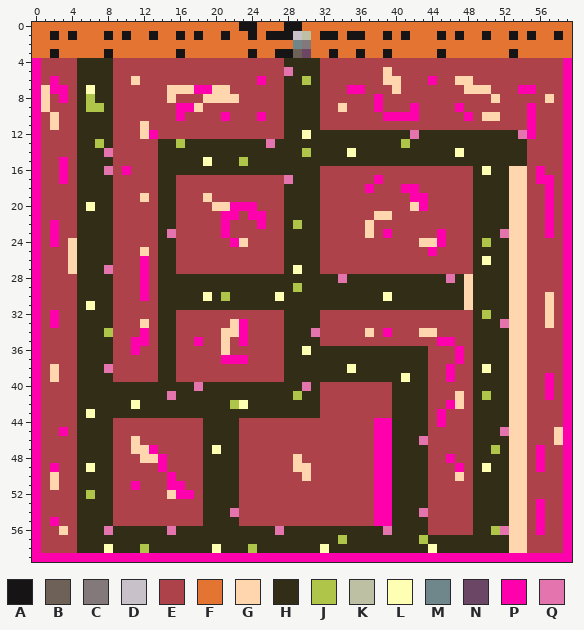
Two states of a pixel-art sprite, recursos/mapas/mapa1.png. Above: the version before the commit.
The file is 60x60 pixels.
Palette (. is transparent): A #161414  B #6e6258  C #83797b  D #c8c1c9  E #ae424a  F #e37431  G #ffd6ad  H #322d16  J #aec54a  K #bdc0a2  L #ffffb4  M #6f878a  N #6c4665  P #ff00ad  Q #e374ad
Pixels before (only the part around the change), first column x 1:
 0 FFFFFFFFFFFFFFFFFFFFFFAAFFFAAFFFFFFFFFFFFFFFFFFFFFFFFFFFFFF
 1 FAFAFFFAFAFFAFFAFAFFAFFAFAAADKFAAFAAFFAFAFFFAFAFFAFFAFAFFAF
 2 FFFFFFFFFFFFFFFFFFFFFFFFFFFFMCFFFFFFFFFFFFFFFFFFFFFFFFFFFFF
 3 FAFFFFFAFFFFFFFAFFFFFFFAFFAABNFFAFFAFFAFFFFFAFFFFFFFAFFFFFF
 4 EEEEHHHHEEEEEEEEEEEEEEEEEEEHHHHEEEEEEEEEEEEEEEEEEEEEEEEEEEP
 5 EEEEHHHHEEEEEEEEEEEEEEEEEEEQHHHEEEEEEEGEEEEEEEEEEEEEEEEEEEP
 6 EPEEHHHHEEGEEEEEEEEEEEEEPEEHHJHEEEEEEEGGEEEPEEGGEEEEEEEEEEP
 7 GPPEHLHHEEEEEEGGGPPGGEEEEEEHHHHEEEPPEEEGEEEEEEEGGGEEEPPEEEP
 8 GEPEHJHHEEEEEEGEEEGGGGEEEEEHHHHEEEEEEPEEEEEEEEEEEEGEEEEEGEP
 9 GEEEHJJHEEEEEEEPPGEEEEEEEEEHHHHEEGEEEPEEEPEEEEPEEEEEEEPEEEP
10 EGEEHHHHEEEEEEEPEEEEPEEEPEEHHHHEEEEEEEPPPPEEEEEPEGGEEEPEEEP
11 EGEEHHHHEEEGEEEEEEEEEEEEEEEHHHHEEEEEEEEEEEEEEEEEEEEEEEPEEEP
12 EEEEHHHHEEEGPEEEEEEEEEEEEEEHHLHHHHHHHHHHHQHHHHHHHHHHHQPEEEP
13 EEEEHHJHEEEEEHHJHHHHHHHHHQHHHHHHHHHHHHHHJHHHHHHHHHHHHHEEEEP
14 EEEEHHHQEEEEEHHHHHHHHHHHHHHHHJHHHHLHHHHHHHHHHHLHHHHHHHEEEEP
15 EEPEHHHHEEEEEHHHHHLHHHJHHHHHHHHHHHHHHHHHHHHHHHHHHHHHHHEEEEP
16 EEPEHHHQEPEEEHHHHHHHHHHHHHHHHHHEEEEEEEEEEEEEEEEEHLHHGGEPEEP
17 EEPEHHHHEEEEEHHEEEEEEEEEEEEQHHHEEEEEEPEEEEEEEEEEHHHHGGEPPEP
18 EEEEHHHHEEEEEHHEEEEEEEEEEEEHHHHEEEEEPEEEPPEEEEEEHHHHGGEEPEP
19 EEEEHHHHEEEGEHHEEEGEEEEEEEEHHHHEEEEEEEEEEPPEEEEEHHHHGGEEPEP
20 EEEEHLHHEEEEEHHEEEEGGPPPEEEHHHHEEEEEEEEEEGPEEEEEHHHHGGEEPEP
21 EEEEHHHHEEEEEHHEEEEEPPEPPEEHHHHEEEEEEGGEEEEEEEEEHHHHGGEEPEP
22 EPEEHHHHEEEEEHHEEEEEPEEEPEEHJHHEEEEEGEEEEEEEEEEEHHHHGGEEPEP
23 EPEEHHHHEEEEEHQEEEEEPEEEEEEHHHHEEEEEGEPEEEEEPEEEHHHQGGEEPEP
24 EPEGHHHHEEEEEHHEEEEEEPGEEEEHHHHEEEEEEEEEEEGGPEEEHJHHGGEEEEP
25 EEEGHHHHEEEGEHHEEEEEEEEEEEEHHHHEEEEEEEEEEEEPEEEEHHHHGGEEEEP
26 EEEGHHHHEEEPEHHEEEEEEEEEEEEHHHHEEEEEEEEEEEEEEEEEHLHHGGEEEEP
27 EEEGHHHQEEEPEHHEEEEEEEEEEEEHLHHEEEEEEEEEEEEEEEEEHHHHGGEEEEP
28 EEEEHHHHEEEPEHHHHHHHHHHHHHHHHHHHHQHHHHHHHHHHHQHGHHHHGGEEEEP
29 EEEEHHHHEEEPEHHHHHHHHHHHHHHHJHHHHHHHHHHHHHHHHHHGHHHHGGEEEEP
30 EEEEHHHHEEEPEHHHHHLHJHHHHHLHHHHHHHHHHHLHHHHHHHHGHHHHGGEEGEP
31 EEEEHLHHEEEEEHHHHHHHHHHHHHHHHHHHHHHHHHHHHHHHHHHGHHHHGGEEGEP
32 EPEEHHHHEEEEEHHEEEEEEEEEEEEHHHHEEEEEEEEEEEEEEEEEHJHHGGEEGEP
33 EPEEHHHHEEEGEHHEEEEEEGPEEEEHHHHEEEEEEEEEEEEEEEEEHHHQGGEEGEP
34 EEEEHHHJEEEPEHHEEEEEGGPEEEEHHHQEEEEEGEPEEEGGEEEEHHHHGGEEEEP
35 EEEEHHHHEEPPEHHEEPEEGEPEEEEHHHHEEEEEEEEEEEEEPPEEHHHHGGEEEEP
36 EEEEHHHHEEPEEHHEEEEEGEEEEEEHHLHHHHHHHHHHHHHEEEPEHHHHGGEEEEP
37 EEEEHHHHEEEEEHHEEEEEPPPEEEEHHHHHHHHHHHHHHHHEEEPEHHHHGGEEEEP
38 EGEEHHHQEEEEEHHEEEEEEEEEEEEHHHHHHHLHHHHHHHHEEPEEHLHHGGEEEEP
39 EGEEHHHHEEEEEHHEEEEEEEEEEEEHHHHHHHHHHHHHLHHEEPEEHHHHGGEEPEP
40 EEEEHHHHHHHHHHHHHQHHHHHHHHHHHQHEEEEEEEEHHHHEEEEEHHHHGGEEPEP
41 EEEEHHHHHHHHHHQHHHHHHHHHHHHHJHHEEEEEEEEHHHHEEEGEHJHHGGEEPEP
42 EEEEHHHHHHLHHHHHHHHHHJLHHHHHHHHEEEEEEEEHHHHEEPGEHHHHGGEEEEP
43 EEEEHLHHHHHHHHHHHHHHHHHHHHHHHHHEEEEEEEEHHHHEPEEEHHHHGGEEEEP
44 EEEEHHHHEEEEEEEEEEHHHHEEEEEEEEEEEEEEEPPHHHHEPEEEHHHHGGEEEEP
45 EEPEHHHHEEEEEEEEEEHHHHEEEEEEEEEEEEEEEPPHHHHEEEEEHHHQGGEEEGP
46 EEEEHHHHEEGEEEEEEEHHHHEEEEEEEEEEEEEEEPPHHHQEEEEEHHHHGGEEEGP
47 EEEEHHHHEEGGPEEEEEHLHHEEEEEEEEEEEEEEEPPHHHHEEEEEHHJHGGEPEEP
48 EEEEHHHHEEEGGPEEEEHHHHEEEEEEGEEEEEEEEPPHHHHEEPEEHHHHGGEPEEP
49 EPEEHLHHEEEEEPEEEEHHHHEEEEEEGGEEEEEEEPPHHHHEEEPEHLHHGGEPEEP
50 EGEEHHHHEEEEEEPEEEHHHHEEEEEEEGEEEEEEEPPHHHHEEEGEHHHHGGEEEEP
51 EGEEHHHHEEPEEEPPEEHHHHEEEEEEEEEEEEEEEPPHHHHEEEEEHHHHGGEEEEP
52 EEEEHJHHEEEEEEGPPEHHHHEEEEEEEEEEEEEEEPPHHHHEEEEEHHHHGGEEEEP
53 EEEEHHHHEEEEEEEEEEHHHHEEEEEEEEEEEEEEEPPHHHHEEEEEHHHHGGEPEEP
54 EEEEHHHHEEEEEEEEEEHHHQEEEEEEEEEEEEEEEPPHHHQEEEEEHHHHGGEPEEP
55 EPEEHHHHEEEEEEEEEEHHHHEEEEEEEEEEEEEEEPPHHHHEEEEEHHHHGGEPEEP
56 EEGEHHHQHHHHHHQHHHHHHHHHHHQHHHHHHHHHHHQHHHHEEEEEHHJQGGEPEEP
57 EEEEHHHHHHHHHHHHHHHHHHHHHHHHHHHHHJHHHHHHHHJHHHHHHHHHGGEEEEP
58 EEEEHHHLHHHJHHHHHHHLHHHJHHHHHHHLHHHHHHHHHHHLHHHHHHHHGGEEEEP
59 PPPPPPPPPPPPPPPPPPPPPPPPPPPPPPPPPPPPPPPPPPPPPPPPPPPPPPPPPPP
Once edited:
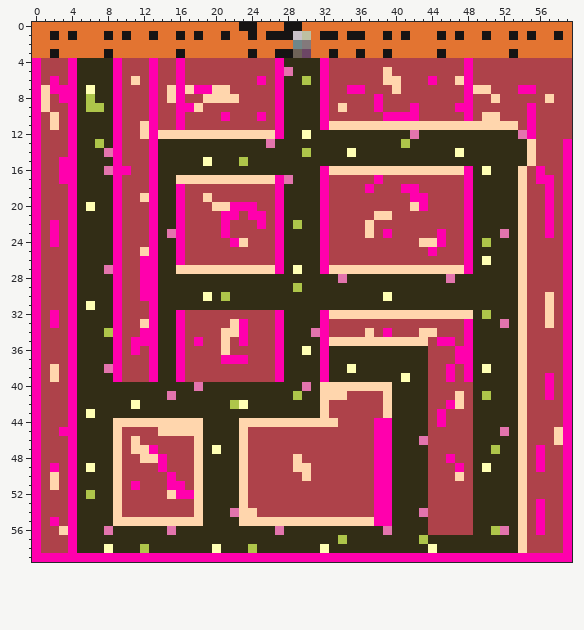
Commit message: Mejora de mapa y personaje
What changed:
y 4..5: x 4 E -> P; x 9 E -> P; x 13 E -> P; x 16 E -> P; x 27 E -> P; x 32 E -> P; x 48 E -> P; x 59 P -> E
y 6: x 4 E -> P; x 9 E -> P; x 13 E -> P; x 16 E -> P; x 27 E -> P; x 32 E -> P; x 48 G -> P; x 59 P -> E
y 7: x 4 E -> P; x 9 E -> P; x 13 E -> P; x 16 G -> P; x 27 E -> P; x 32 E -> P; x 48 G -> P; x 59 P -> E
y 8: x 4 E -> P; x 9 E -> P; x 13 E -> P; x 16 E -> P; x 27 E -> P; x 32 E -> P; x 48 E -> P; x 59 P -> E
y 9: x 4 E -> P; x 9 E -> P; x 13 E -> P; x 27 E -> P; x 32 E -> P; x 48 E -> P; x 59 P -> E
y 10: x 4 E -> P; x 9 E -> P; x 13 E -> P; x 27 E -> P; x 32 E -> P; x 59 P -> E
y 11: x 4 E -> P; x 9 E -> P; x 13 E -> P; x 16 E -> P; x 27 E -> P; x 32..53 EEEEEEEEEEEEEEEEEEEEEE -> PGGGGGGGGGGGGGGGGGGGGG; x 59 P -> E
y 12: x 4 E -> P; x 9 E -> P; x 14..27 EEEEEEEEEEEEEE -> GGGGGGGGGGGGGP; x 59 P -> E
y 13: x 4 E -> P; x 9 E -> P; x 13 E -> P; x 16 J -> H; x 55 E -> G
y 14..15: x 4 E -> P; x 9 E -> P; x 13 E -> P; x 55 E -> G
y 16: x 4 E -> P; x 9 E -> P; x 13 E -> P; x 32..48 EEEEEEEEEEEEEEEEE -> PGGGGGGGGGGGGGGGP; x 53 G -> H
y 17: x 4 E -> P; x 9 E -> P; x 13 E -> P; x 16..27 EEEEEEEEEEEE -> GGGGGGGGGGGP; x 32 E -> P; x 48 E -> P; x 53 G -> H
y 18..23: x 4 E -> P; x 9 E -> P; x 13 E -> P; x 16 E -> P; x 27 E -> P; x 32 E -> P; x 48 E -> P; x 53 G -> H
y 24..26: x 4 G -> P; x 9 E -> P; x 13 E -> P; x 16 E -> P; x 27 E -> P; x 32 E -> P; x 48 E -> P; x 53 G -> H
y 27: x 4 G -> P; x 9 E -> P; x 13 E -> P; x 16..27 EEEEEEEEEEEE -> GGGGGGGGGGGP; x 32..48 EEEEEEEEEEEEEEEEE -> PGGGGGGGGGGGGGGGP; x 53 G -> H
y 28..29: x 4 E -> P; x 9 E -> P; x 13 E -> P; x 48 G -> H; x 53 G -> H
y 30: x 4 E -> P; x 9 E -> P; x 13 E -> P; x 27 L -> H; x 48 G -> H; x 53 G -> H
y 31: x 4 E -> P; x 9 E -> P; x 13 E -> P; x 48 G -> H; x 53 G -> H
y 32: x 4 E -> P; x 9 E -> P; x 13 E -> P; x 16 E -> P; x 27 E -> P; x 32..48 EEEEEEEEEEEEEEEEE -> PGGGGGGGGGGGGGGGG; x 53 G -> H
y 33..34: x 4 E -> P; x 9 E -> P; x 13 E -> P; x 16 E -> P; x 27 E -> P; x 32 E -> P; x 48 E -> P; x 53 G -> H
y 35: x 4 E -> P; x 9 E -> P; x 13 E -> P; x 16 E -> P; x 27 E -> P; x 32..43 EEEEEEEEEEEE -> PGGGGGGGGGGG; x 48 E -> P; x 53 G -> H
y 36..39: x 4 E -> P; x 9 E -> P; x 13 E -> P; x 16 E -> P; x 27 E -> P; x 32 H -> P; x 48 E -> P; x 53 G -> H
y 40: x 4 E -> P; x 32..39 EEEEEEEE -> GGGGGGGG; x 53 G -> H
y 41: x 4 E -> P; x 32..34 EEE -> GGG; x 39 E -> G; x 53 G -> H
y 42..43: x 4 E -> P; x 32 E -> G; x 39 E -> G; x 53 G -> H
y 44: x 4 E -> P; x 9..18 EEEEEEEEEE -> GGGGGGGGGG; x 23..33 EEEEEEEEEEE -> GGGGGGGGGGG; x 53 G -> H
y 45: x 4 E -> P; x 9 E -> G; x 14..18 EEEEE -> GGGGG; x 23 E -> G; x 53 G -> H
y 46..53: x 4 E -> P; x 9 E -> G; x 18 E -> G; x 23 E -> G; x 53 G -> H
y 54: x 4 E -> P; x 9 E -> G; x 18 E -> G; x 23..24 EE -> GG; x 53 G -> H
y 55: x 4 E -> P; x 9..18 EEEEEEEEEE -> GGGGGGGGGG; x 23..37 EEEEEEEEEEEEEEE -> GGGGGGGGGGGGGGG; x 53 G -> H
y 56..58: x 4 E -> P; x 53 G -> H
Pixel boxes of the changes (left, top, right, bottom) in both pictures:
changed: (68, 58, 77, 553)
changed: (113, 58, 572, 553)
